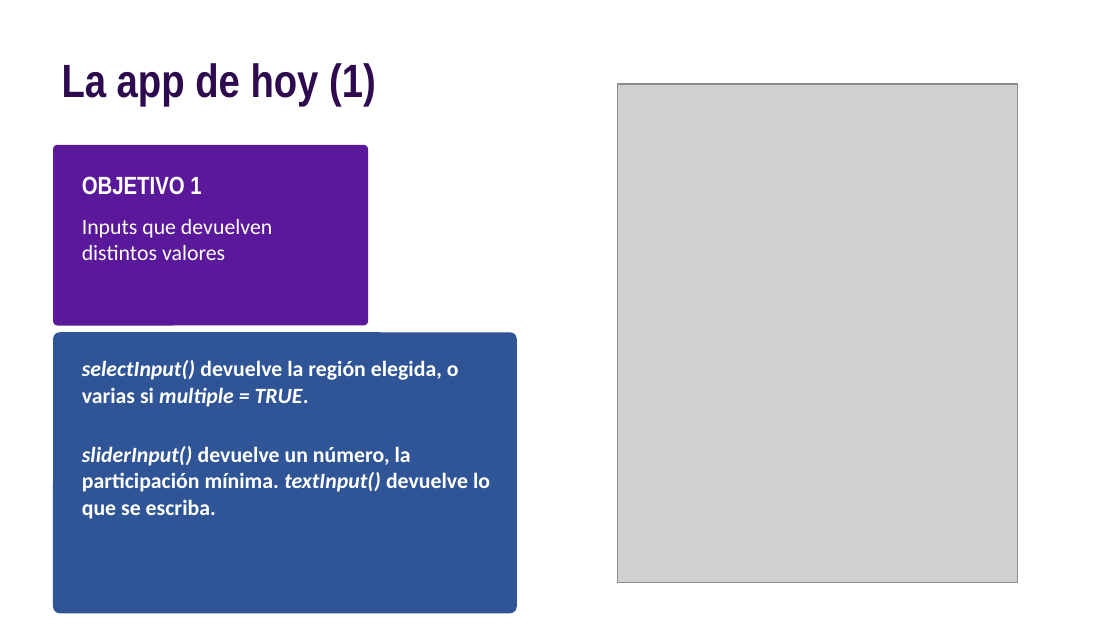
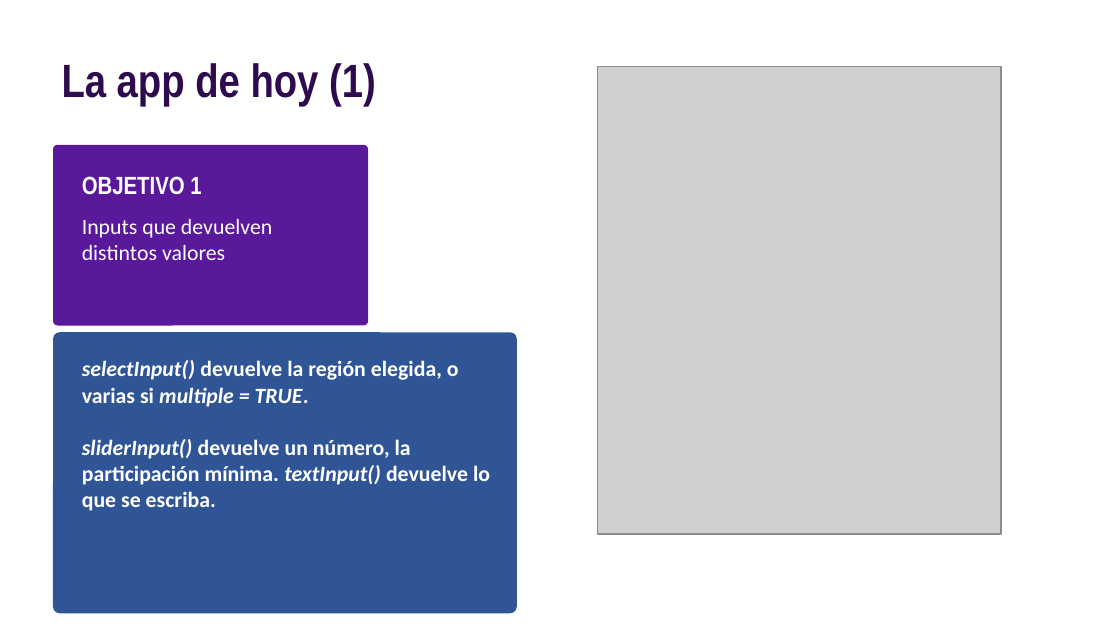
Before and after one commit to nahura99/visualizacion_datos_shiny, a slide deck: slide 3 of clase4/clase4.pptx. Drawn at 1120x630 pixels with LibreOffice and Linux fonts; fonts in the diff are those of the drawing; grey boxes stand for pictures. Boxes give left, top, right and bottom in pixels: in the first picture for what was removed or moved away, otherwise in the second. Text is boxed around its words. In the diff, an @@ line names an element or a change of style, - is before the commit and + after.

```diff
--- a/clase4/clase4.pptx
+++ b/clase4/clase4.pptx
@@ picture: place and size @@
-picture at bbox=[617, 84, 1017, 582]
+picture at bbox=[597, 66, 1001, 534]
@@ text "selectInput() devuelve la región elegida, ..." rewrapped from bbox=[82, 360, 490, 519] to bbox=[82, 360, 490, 511] @@
```
Also in this commit, not shown: 3 other slides changed, 36 other files.
